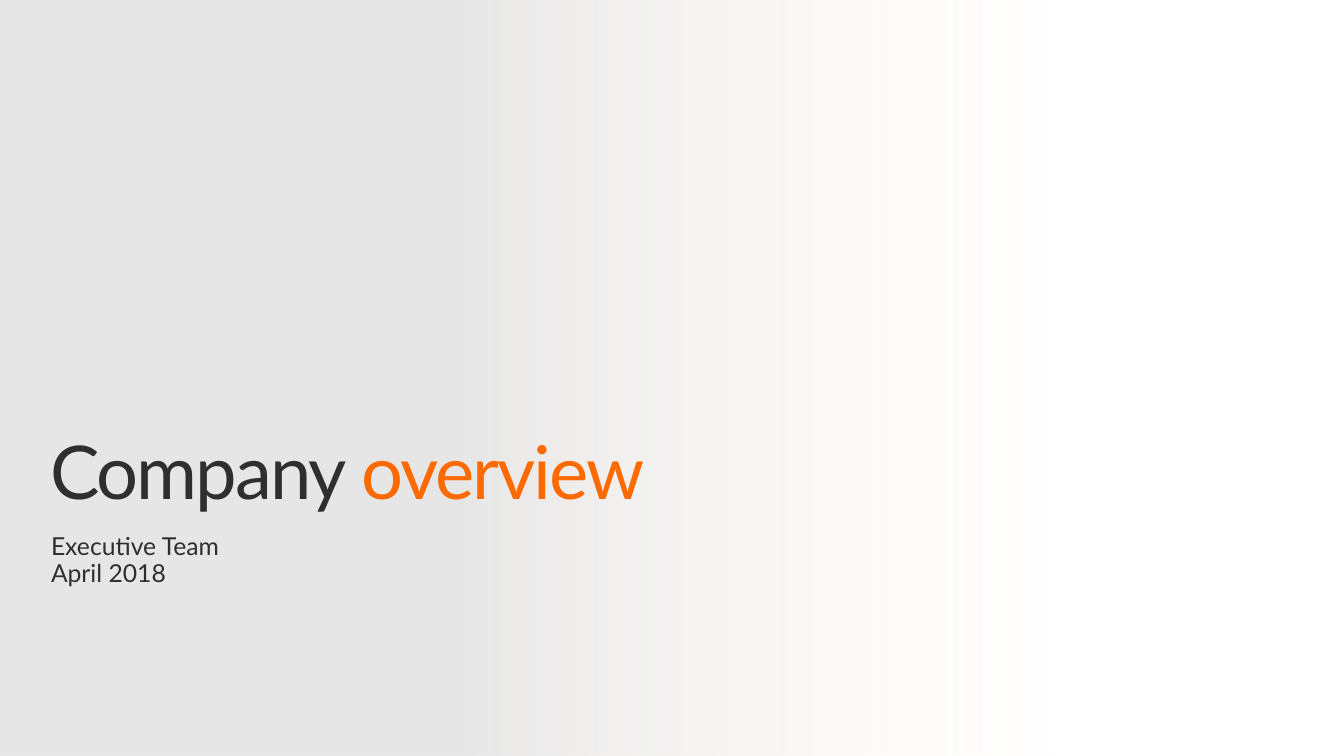
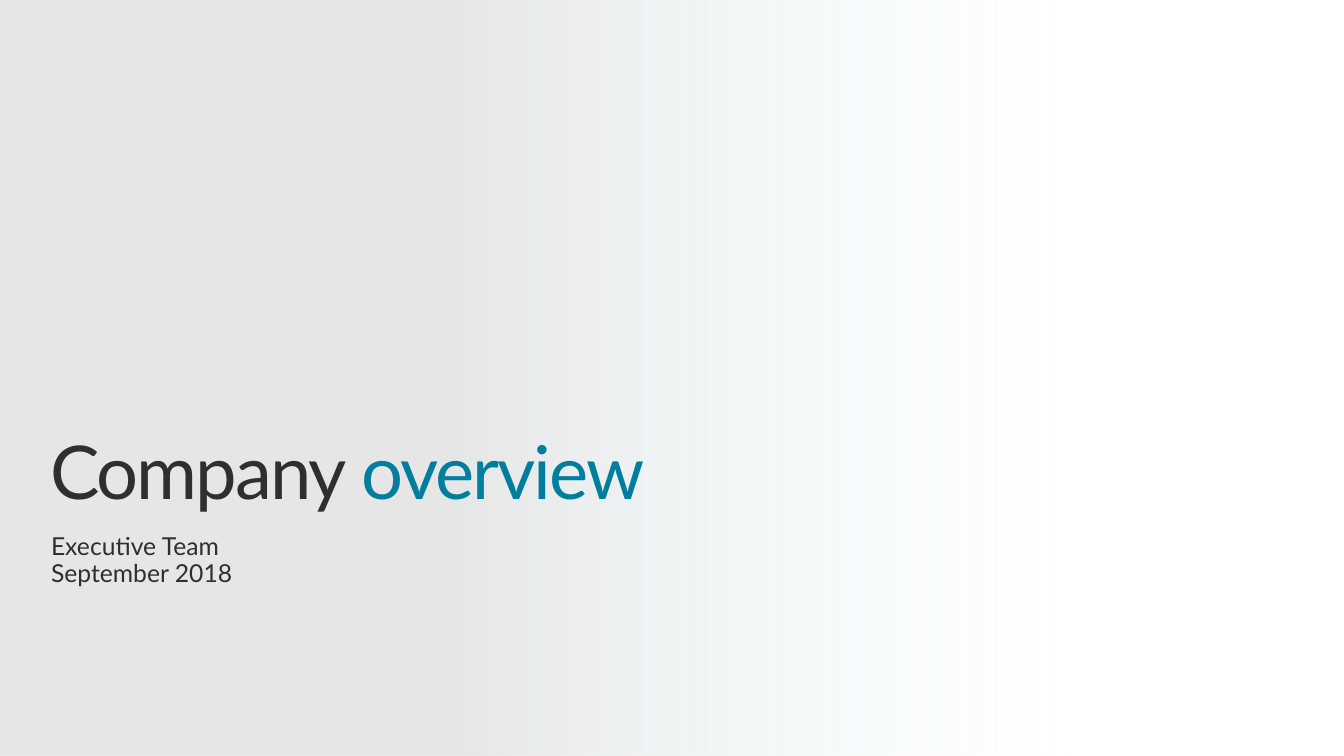
Before and after one commit to pnp/sp-starter-kit, a slide deck: slide 1 of provisioning/hierarchy/resources/documents/Contoso_Report.pptx. Drawn at 1344x756 pixels with LibreOffice and Linux fonts; fonts in the diff are those of the drawing; background and template pictures are left out. Boxes give left, top, right and bottom in pixels: in the first picture for what was removed or moved away, otherwise in the second. Text is boxed around its words. In the diff, an @@ line names an element or a change of style, - is before the commit and + after.

```diff
--- a/provisioning/hierarchy/resources/documents/Contoso_Report.pptx
+++ b/provisioning/hierarchy/resources/documents/Contoso_Report.pptx
@@ rectangle at [0, 0, 1086, 756]: fill gradient #FFF8F2 to #E6E6E6 to gradient #EEFBFF to #E6E6E6 @@
@@ title "Company overview" at [50, 445, 645, 512]: text colour #FD6A02 to #017E9D in "overview" @@
@@ text at [51, 564, 232, 587]: text changed @@
-April 2018
+September 2018
```
Also in this commit, not shown: 5 other slides changed, 1 slide added, 1 other file.
